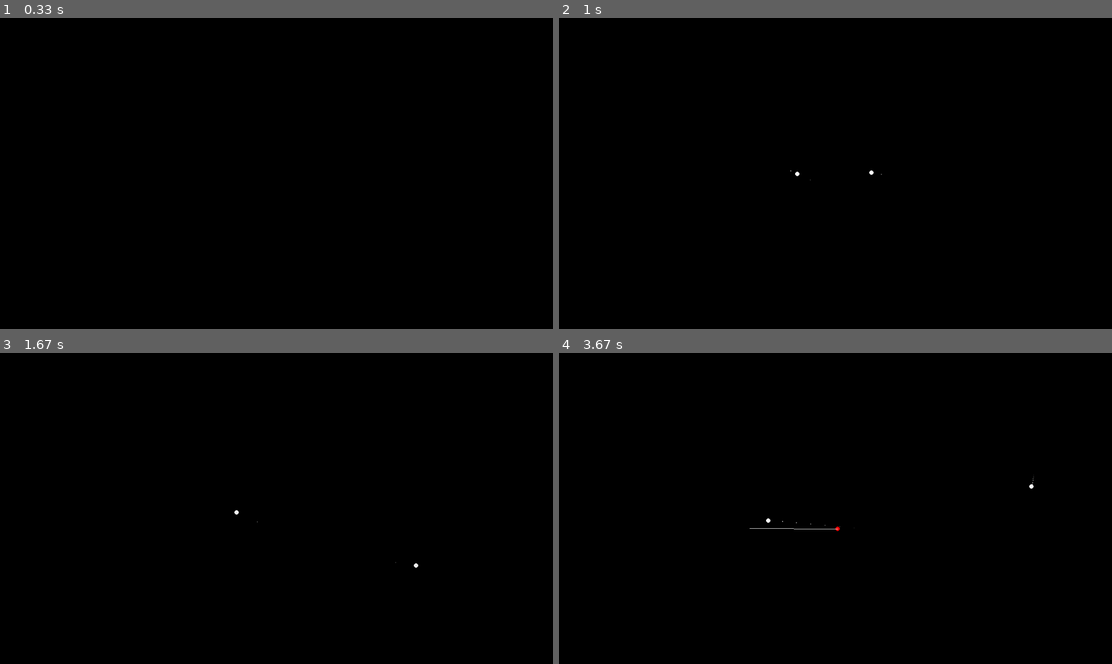
Above: before the commit, frames 1-4 (two rows, left to right).
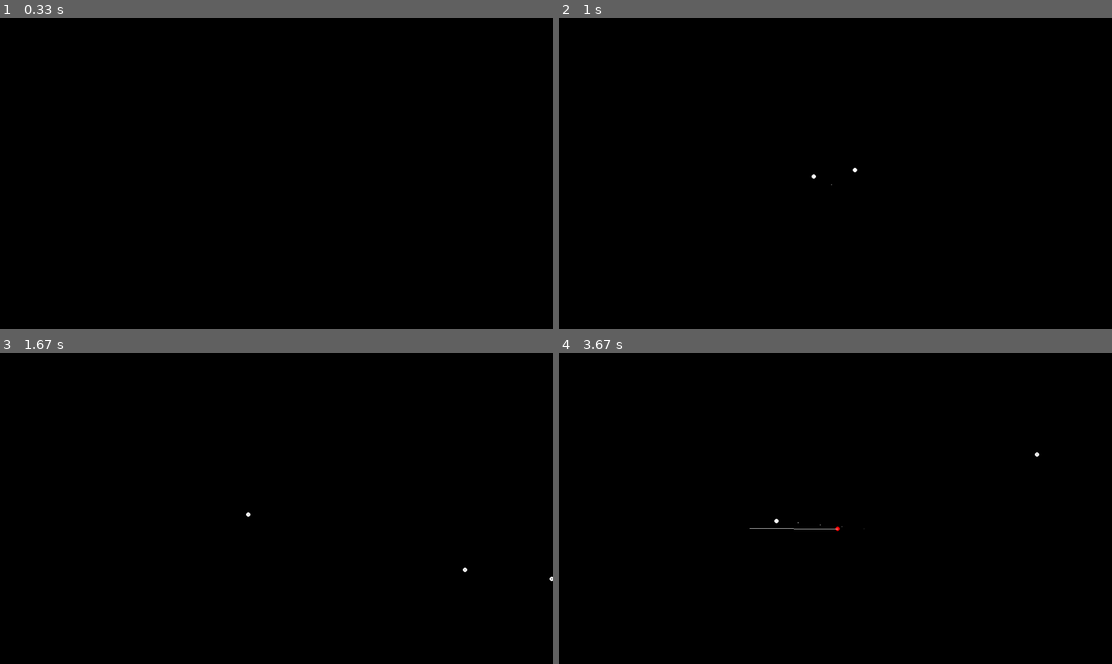
Above: after the commit, the same moments.

Repository: five-over-four/n-body-pygame
Game: pygame game, started from n-body-sim.py
Same seed, same stepped clock (60 frames per second), same inputs: the game is played once before the commit and once after it.
Inputs (mouse positions are in pixels of both pictures, inside the frame that each line leads up to):
- Up to frame 1 (0.33 s): no input
- Up to frame 2 (1 s): press the mouse at (835, 195) at 0.37 s; move the mouse to (769, 185) at 0.47 s; release the mouse at (702, 176) at 0.6 s; press the mouse at (835, 195) at 0.7 s; move the mouse to (935, 238) at 0.8 s; release the mouse at (1040, 282) at 0.93 s
- Up to frame 3 (1.67 s): press the mouse at (276, 530) at 1.03 s; move the mouse to (176, 514) at 1.13 s; release the mouse at (77, 499) at 1.27 s; press the mouse at (276, 530) at 1.37 s; move the mouse to (381, 576) at 1.47 s; release the mouse at (486, 626) at 1.6 s
- Up to frame 4 (3.67 s): press the mouse at (835, 530) at 1.7 s; move the mouse to (907, 505) at 1.8 s; release the mouse at (979, 480) at 1.93 s; press the mouse at (835, 530) at 2.03 s; move the mouse to (747, 533) at 2.13 s; release the mouse at (653, 539) at 2.27 s; press the mouse at (835, 530) at 2.37 s; move the mouse to (752, 464) at 2.47 s; release the mouse at (664, 402) at 2.6 s; tap Space at 2.73, 3.03 s; click (957, 430) at 2.75 s; press the mouse at (835, 530) at 3.2 s; move the mouse to (912, 533) at 3.3 s; release the mouse at (984, 542) at 3.43 s; press the mouse at (835, 530) at 3.53 s; move the mouse to (747, 527) at 3.63 s

Frame 1 is identical in both runs. In frame 2, less than 0.1% of the frame differs, in the area x 41-59%, y 48-54%; in frame 3, less than 0.1%, in the area x 42-100%, y 50-74%; in frame 4, less than 0.1%.

Commit message:
trails no longer lack every 200 / dot_density dots, gravity tweaks

Diff:
--- a/n-body-sim.py
+++ b/n-body-sim.py
@@ -7,15 +7,15 @@
         self.fps = 100
         self.resolution = (1280,720)
         self.center = self.resolution[0]/2, self.resolution[1]/2
-        self.gravity_constant = 0.5 # just how much we do at once.
-        self.shot_factor = 0.03 # larger number = shorter line shoots faster
+        self.gravity_constant = 0.01 # just how much we do at once.
+        self.shot_factor = 3 # larger number means more sensitive shooting.
 
 class Body:
     def __init__(self, x, y, m=1):
         self.x = x
         self.y = y
         self.m = m
-        self.v_x = 0
+        self.v_x = 0 # velocity components x and y.
         self.v_y = 0
 
     def acceleration(self, other):
@@ -40,15 +40,15 @@
 
     clock = pygame.time.Clock()
     bodies = []
-    shot = None # this holds a coordinate that is then moved to bodies after you're done adjusting its speed.
+    shot = None                 # position of the placed body.
     mouse_toggle = False
-    center_COM_toggle = True # if this is on, CENTER OF MASS is always kept centered.
+    center_COM_toggle = True    # system CENTER OF MASS is always kept centered.
     trails = []
-    trail_density = 3 # lower is more dense, down to 1.
-    i = 0
-    dot_count = 50 # per body
-    default_mass = 4
-    pygame.display.set_caption(f"N-body simulation. Default mass: {default_mass}")
+    trail_density = 5           # lower is more dense, >=1.
+    dot_count = 50              # per body
+    default_mass = 32
+    i = 0                       # just counts some stuff in the loop.
+    pygame.display.set_caption(f"N-body simulation. Default mass: {float(default_mass)}")
 
     while True:
 
@@ -63,11 +63,12 @@
         if i % trail_density == 0:
             for body in bodies:
                 trails.append((body.x,body.y))
-            if len(trails) > len(bodies) * dot_count: # 50 dots per body
-                trails = trails[len(bodies):]
+            if len(trails) > len(bodies) * dot_count: # dot_count dots per trail.
+                trails = trails[len(bodies)-1:]
         b = len(trails)
         for k, trail in enumerate(trails):
-            pygame.draw.circle(screen, (255 * (k/b), 255 * (k/b), 255 * (k/b)), trail, 1)
+            factor = (k % b) / b # makes sure the brightness is correct for each dot.
+            pygame.draw.circle(screen, (255 * factor, 255 * factor, 255 * factor), trail, 1)
 
         # draw the line and prospective body
         if mouse_toggle:
@@ -85,8 +86,6 @@
                 body = Body(*shot, m=default_mass)
                 body.v_x, body.v_y = velocity
                 bodies.append(body)
-                settings.gravity_constant = 10*min([1/body.m for body in bodies])
-                settings.shot_factor = 1/(settings.gravity_constant*30)
                 trails.clear()
 
             elif e.type == pygame.KEYDOWN:
@@ -109,12 +108,7 @@
 
             elif e.type == pygame.VIDEORESIZE:
                 settings.resolution = screen.get_size()
-
-        if i == 200:
-            i = 0
-            for body in bodies:
-                if 0 > body.x or body.x > settings.resolution[0] or 0 > body.y or body.y > settings.resolution[1]:
-                    bodies.remove(body)
+                settings.center = settings.resolution[0]/2, settings.resolution[1]/2
 
         # automatically keep COM centered.
         if center_COM_toggle and bodies:
@@ -127,6 +121,13 @@
             for j, trail in enumerate(trails):
                 trails[j] = (trail[0] + diff_x, trail[1] + diff_y)
 
+        # removes off-screen bodies every 200 frames.
+        if i == 200:
+            i = 0
+            for body in bodies: # remove off-screen bodies.
+                if 0 > body.x or body.x > settings.resolution[0] or 0 > body.y or body.y > settings.resolution[1]:
+                    bodies.remove(body)
+
         i += 1
         pygame.display.flip()
         clock.tick(settings.fps)
